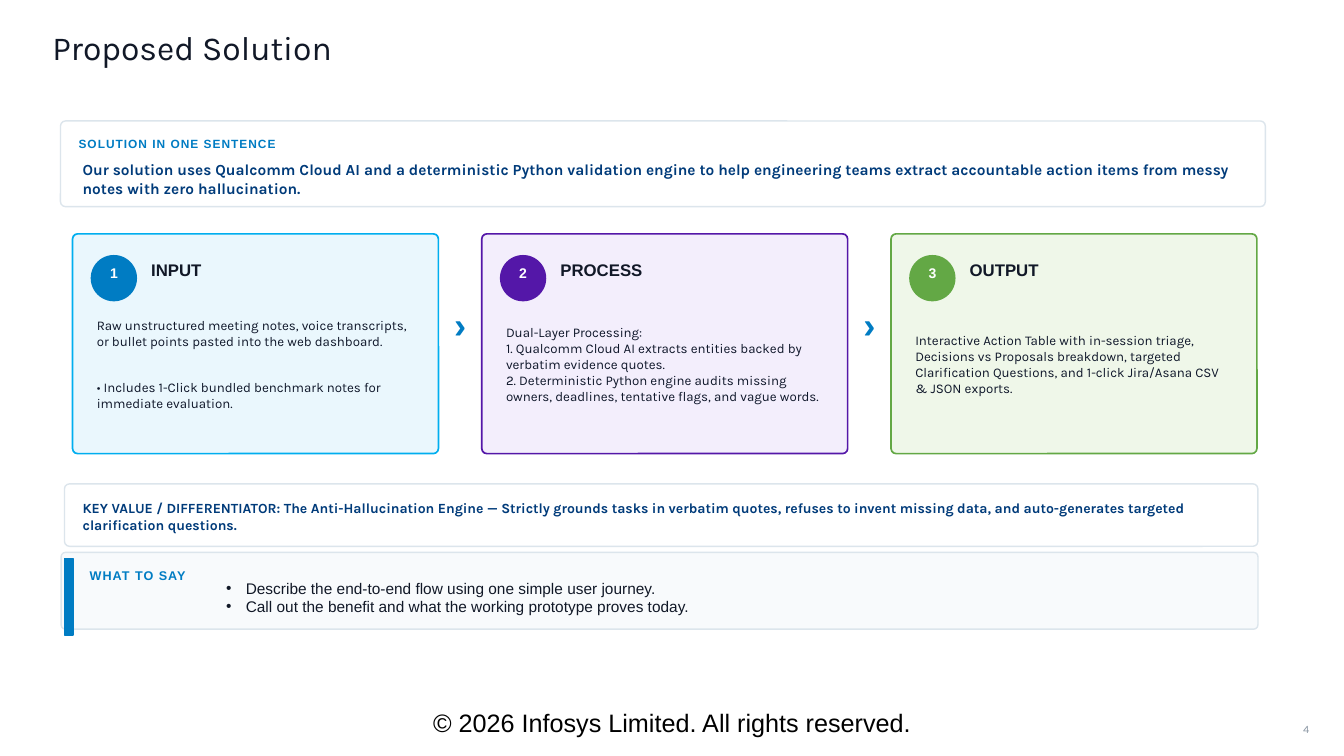
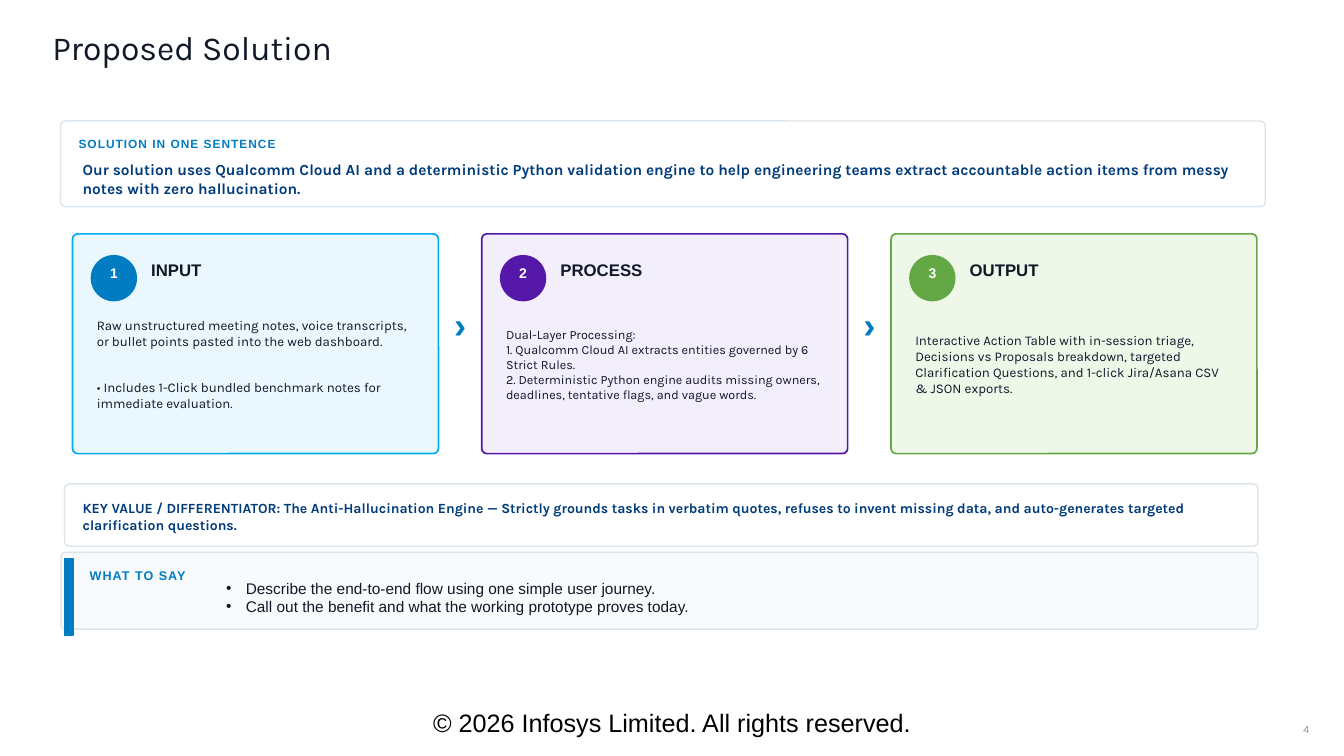
Before and after one commit to kowshikghanta/Infosys-Hackathon, a slide deck: slide 4 of Hack-AI-Thon_Solution_Presentation_Template.pptx. Drawn at 1344x756 pixels with LibreOffice and Linux fonts; fonts in the diff are those of the drawing; background and template pictures are left out. Boxes give left, top, right and bottom in pixels: in the first picture for what was removed or moved away, otherwise in the second. Text is boxed around its words. In the diff, an @@ line names an element or a change of style, - is before the commit and + after.

Commit message:
Incorporate the 6 strict anti-hallucination rules and GMeet pipeline into official presentation

```diff
--- a/Hack-AI-Thon_Solution_Presentation_Template.pptx
+++ b/Hack-AI-Thon_Solution_Presentation_Template.pptx
@@ text at [506,345,808,369]: text changed; size 9.5 to 9 pt @@
-1. Qualcomm Cloud AI extracts entities backed by verbatim evidence quotes.
+1. Qualcomm Cloud AI extracts entities governed by 6 Strict Rules.
@@ text at [506,330,820,402]: size 9.5 to 9 pt in "Dual-Layer Processing:", "2. Deterministic Python engine audits missing owners, ..." @@
```
Also in this commit, not shown: 3 other slides changed, 3 other files.
